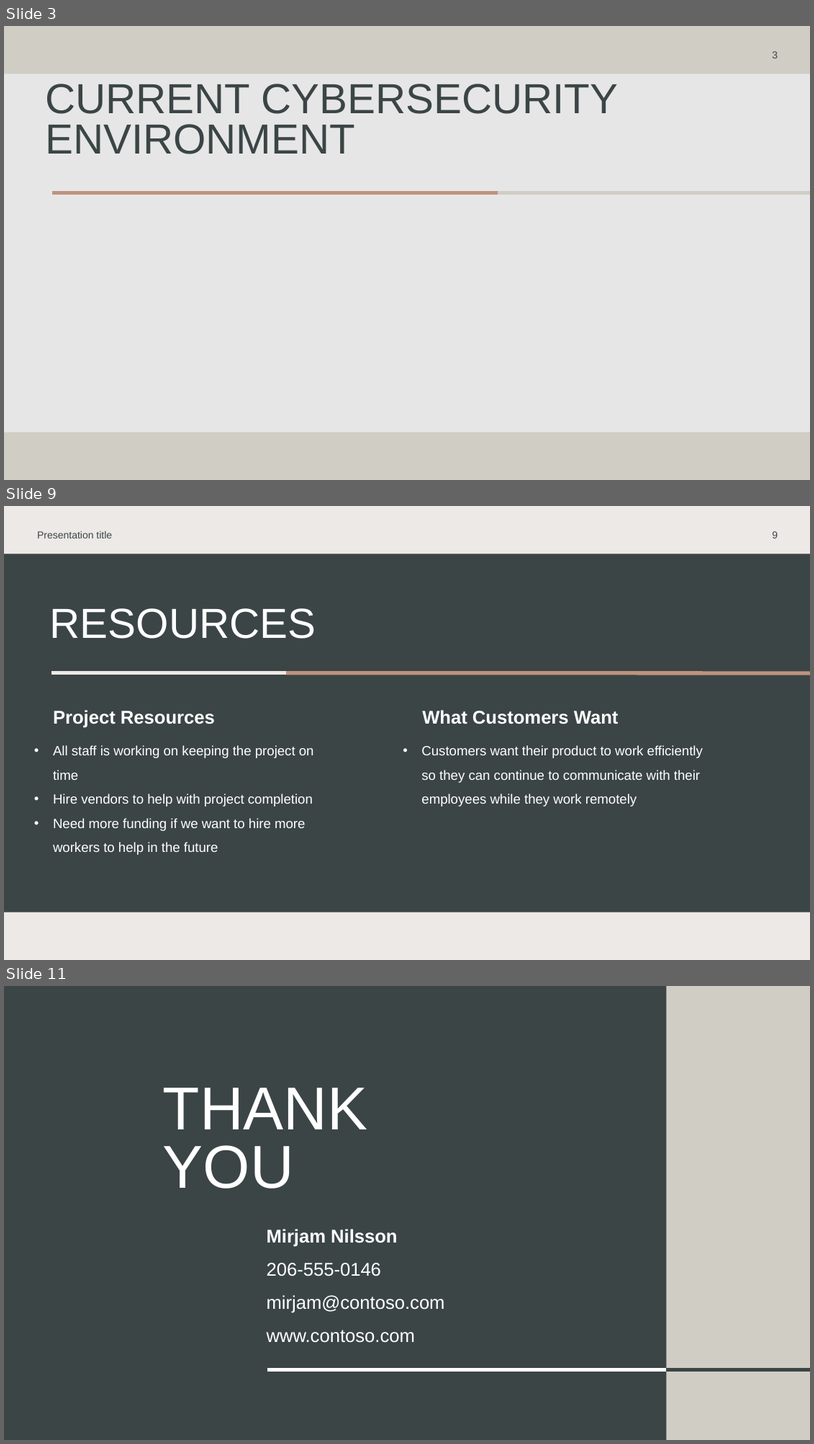
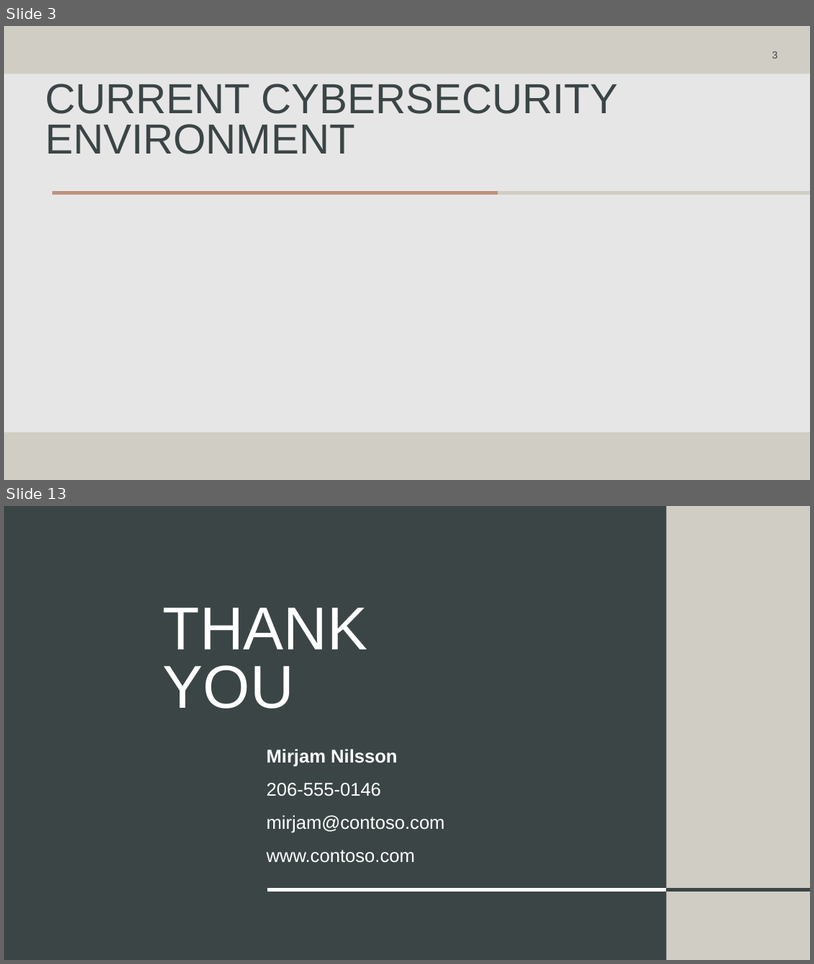
Before and after one commit to rcoon1/GCU-Masters, a slide deck: CYB-690/Topic 2/Security Framework RCoon.pptx. Shown one above the other, each under a label of ours: slides 3, 9 and 11 before the commit, slides 3 and 13 after it; the slides between them are not shown. The pictures are 814x1444 and 814x964 pixels, drawn with LibreOffice and Linux fonts; fonts in the diff are those of the drawing. Boxes give left, top, right and bottom in pixels: in the first picture for what was removed or moved away, otherwise in the second. Text is boxed around its words. In the diff, an @@ line names an element or a change of style, - is before the commit and + after.

```diff
--- a/CYB-690/Topic 2/Security Framework RCoon.pptx
+++ b/CYB-690/Topic 2/Security Framework RCoon.pptx
@@ slide 9 removed at [4, 506, 810, 960], background #EDE9E6 @@
@@ text removed at [37, 531, 112, 538] @@
-Presentation title
@@ page number removed at [772, 531, 778, 538] @@
-9
@@ rectangle removed at [4, 554, 810, 912] @@
@@ title removed at [50, 608, 316, 638] @@
-RESOURCES
@@ line removed from (52, 673) to (286, 673) @@
@@ line removed from (286, 673) to (810, 673) @@
@@ text removed at [53, 710, 215, 728] @@
-Project Resources
@@ text removed at [422, 710, 619, 724] @@
-What Customers Want
@@ text removed at [53, 745, 314, 852] @@
-• All staff is working on keeping the project on
-  time
-• Hire vendors to help with project completion
-• Need more funding if we want to hire more
-  workers to help in the future
@@ text removed at [422, 745, 703, 806] @@
-• Customers want their product to work efficiently
-  so they can continue to communicate with their employees while they work remotely
@@ what was slide 11 is now slide 13 @@
```
Also in this commit, not shown: 9 slides added, 6 other slides removed.
